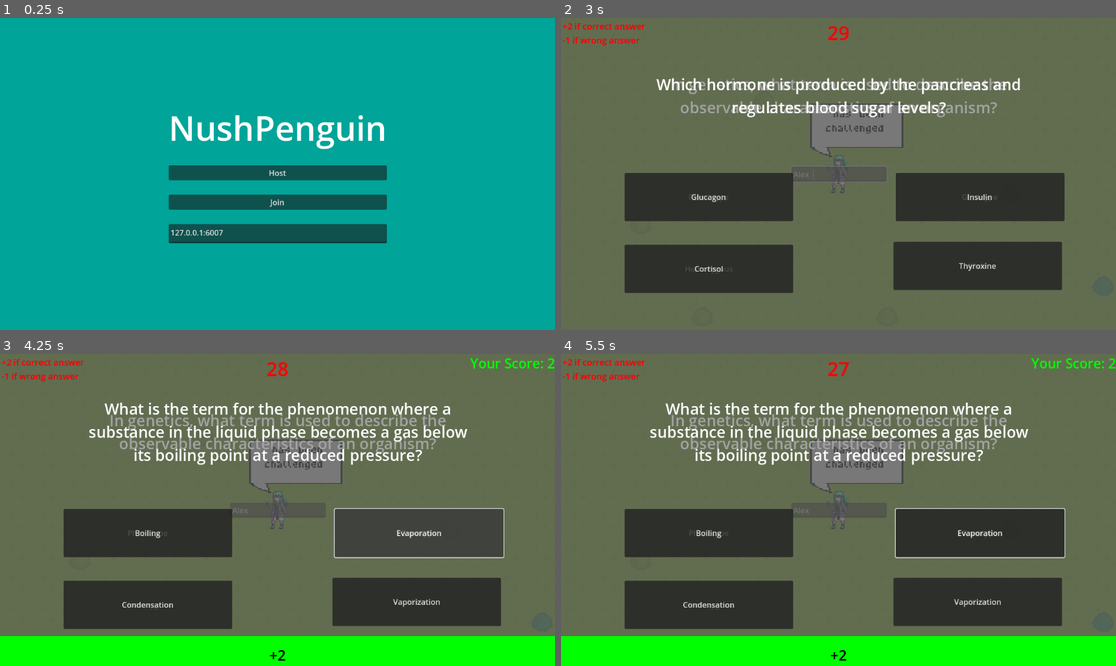
Above: before the commit, frames 1-4 (two rows, left to right).
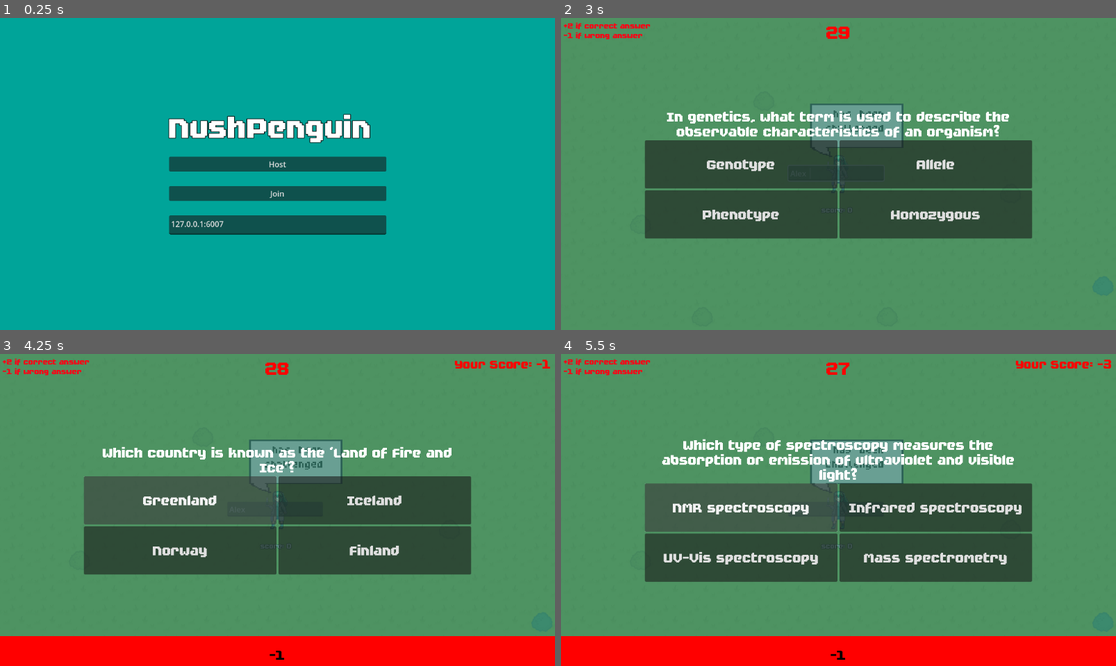
Above: after the commit, the same moments.

Repository: da-Nam/NushPenguin-NushHack
Game: Godot game, scene res://menu.tscn
Two runs of this game, one before a commit and one after it. Both use one fixed random seed, a clock stepped at 60 frames per second and the inputs below.
Inputs (mouse positions are in pixels of both pictures, inside the frame that each line leads up to):
- Up to frame 1 (0.25 s): no input
- Up to frame 2 (3 s): tap Enter at 0.5 s; hold Right (ui_right) 0.53-1.25 s; tap Space (attack) at 0.6, 2.75, 2.85 s; click "Host" at 1.25 s; click (838, 174) at 2.02 s; type "Alex" at 2.1 s; hold Down (ui_down) from 2.78 s (still down)
- Up to frame 3 (4.25 s): release Down (ui_down) at 3.5 s; click "Genotype" at 3.5 s
- Up to frame 4 (5.5 s): click (738, 500) at 4.25 s, where only the run after the commit has a clickable "Greenland"; click (738, 500) at 5 s, where only the run after the commit has a clickable "Paris Peace Conference"

The runs differ from the first frame. In frame 1, 8.9% of the frame differs, in the area x 30-70%, y 30-73%; in frame 2, 100%, in the area x 0-100%, y 0-100%; in frame 3, 96%; in frame 4, 99%.

Commit message:
Finalised the very few features there are

Diff:
--- a/Control.gd
+++ b/Control.gd
@@ -8,8 +8,11 @@
 var trivia_timeout = false
 # Called when the node enters the scene tree for the first time.
 func _ready():
-	question_label = $Label
-	answer_buttons = [$Button, $Button2, $Button3, $Button4]
+	question_label = $VBoxContainer/Label
+	answer_buttons = [$VBoxContainer/HBoxContainer/VBoxContainer/Button,
+	$VBoxContainer/HBoxContainer/VBoxContainer/Button2,
+	$VBoxContainer/HBoxContainer/VBoxContainer2/Button3,
+	 $VBoxContainer/HBoxContainer/VBoxContainer2/Button4]
 	$ColorRect2.visible = false
 	timer = $Timer
 	$Label3.visible = true
--- /dev/null
+++ b/audio_stream_player_2d.tscn
@@ -0,0 +1,7 @@
+[gd_scene load_steps=2 format=3 uid="uid://dvedptse8euex"]
+
+[ext_resource type="AudioStream" uid="uid://0myumqo2mns6" path="res://Assets/Night at the Beach.ogg" id="1_0l6mp"]
+
+[node name="AudioStreamPlayer2D" type="AudioStreamPlayer2D"]
+stream = ExtResource("1_0l6mp")
+autoplay = true
--- a/menu.gd
+++ b/menu.gd
@@ -14,8 +14,6 @@
 	port = $ColorBack/VBoxContainer/portlabel.text.split(':')[1]
 
 
-func _process(delta):
-	pass
 
 func _on_host_pressed():
 	peer.create_server(int(port))
--- a/menu.tscn
+++ b/menu.tscn
@@ -3,6 +3,7 @@
 [ext_resource type="Script" path="res://menu.gd" id="1_16w2m"]
 [ext_resource type="Texture2D" uid="uid://diy8lp1r784ej" path="res://Assets/RPGpack_sheet.png" id="1_d8kma"]
 [ext_resource type="PackedScene" uid="uid://criphhq0yv58a" path="res://player.tscn" id="2_a47sf"]
+[ext_resource type="FontFile" uid="uid://brujrscme8bal" path="res://Assets/FutilePro.ttf" id="4_0u6dr"]
 
 [sub_resource type="TileSetAtlasSource" id="TileSetAtlasSource_1siad"]
 texture = ExtResource("1_d8kma")
@@ -746,11 +747,11 @@
 terrain_set_0/terrain_0/color = Color(0.5, 0.34375, 0.25, 1)
 sources/1 = SubResource("TileSetAtlasSource_1siad")
 
-[sub_resource type="SystemFont" id="SystemFont_bexsm"]
-
 [sub_resource type="LabelSettings" id="LabelSettings_quodq"]
-font = SubResource("SystemFont_bexsm")
+font = ExtResource("4_0u6dr")
 font_size = 70
+outline_size = 5
+outline_color = Color(0, 0, 0, 1)
 
 [node name="Menu" type="Control"]
 layout_mode = 3
@@ -805,9 +806,9 @@
 anchor_right = 0.5
 anchor_bottom = 0.5
 offset_left = -225.5
-offset_top = -90.5
+offset_top = -128.5
 offset_right = 225.5
-offset_bottom = 90.5
+offset_bottom = 128.5
 grow_horizontal = 2
 grow_vertical = 2
 theme_override_constants/separation = 30
@@ -839,6 +840,10 @@
 rotation = 1.26885
 energy = 0.09
 shadow_enabled = true
+shadow_color = Color(0, 0, 0, 1)
+shadow_filter = 1
+shadow_filter_smooth = 22.0
+shadow_item_cull_mask = 7
 
 [connection signal="pressed" from="ColorBack/VBoxContainer/host" to="." method="_on_host_pressed"]
 [connection signal="pressed" from="ColorBack/VBoxContainer/join" to="." method="_on_join_pressed"]
--- a/player.gd
+++ b/player.gd
@@ -9,6 +9,7 @@
 var in_area = false
 
 var challenger_name
+var overall_score = 0
 
 
 func _enter_tree():
@@ -21,6 +22,7 @@
 func _ready():
 	if is_multiplayer_authority():
 		$Namelabel.visible = true
+		$ScoreLabel.text = "score: " + str(overall_score)
 
 func _physics_process(delta):
 	#edalta = delta
@@ -35,7 +37,8 @@
 			$AnimatedSprite2D.flip_h = true
 		if input_direction.y > 0:
 			$AnimatedSprite2D.play("nushc-downwards")
-			$AnimatedSprite2D.flip_h = false
+		if input_direction.y < 0:
+			$AnimatedSprite2D.play("nushc-up")
 		if input_direction == Vector2.ZERO:
 			$AnimatedSprite2D.stop()
 		if Input.is_action_pressed("exit"):
@@ -43,12 +46,11 @@
 		move_and_slide()
 		$Camera2D.make_current()
 	if is_multiplayer_authority():
-		if Input.is_action_just_pressed("attack") and in_area:
+		if not chatopen and Input.is_action_just_pressed("attack") and in_area:
 			$AnimatedSprite2D.play('Attack')
 			trivia_instance = trivia_scn.instantiate()
 			add_child(trivia_instance)
 			chatopen = true
-			#trivia_instance.position = position
 			$Box/Label.text = challenger_name + " has been challenged"
 			$Box.visible = true
 			$Timer.start()
@@ -58,6 +60,8 @@
 			$Box.visible = true
 			chatopen = false
 			$Timer.start()
+			overall_score += trivia_instance.get_node('Control').score
+			$ScoreLabel.text = "score: " + str(overall_score)
 			trivia_instance.queue_free()
 
 func _input(event):
@@ -83,12 +87,13 @@
 
 
 func _on_line_edit_text_submitted(new_text):
-	$Box/Label.text = new_text
-	$ChatBox.visible = false
-	$Box.visible = true
-	chatopen = false
-	$ChatBox/LineEdit.text = ""
-	$Timer.start()
+	if is_multiplayer_authority():
+		$Box/Label.text = new_text
+		$ChatBox.visible = false
+		$Box.visible = true
+		chatopen = false
+		$ChatBox/LineEdit.text = ""
+		$Timer.start()
 
 
 func _on_timer_timeout():
@@ -104,8 +109,8 @@
 func _on_area_2d_body_entered(body):
 	if(body.get_node('player_name') != null):
 		challenger_name = str(body.get_node('player_name').text)
+		print(challenger_name)
 		in_area = true
-
 
 func _on_area_2d_body_exited(body):
 	in_area = false
--- a/player.tscn
+++ b/player.tscn
@@ -8,11 +8,12 @@
 [ext_resource type="Texture2D" uid="uid://c0l7583aiwbrw" path="res://Assets/Walking anim2.png" id="4_jcenl"]
 [ext_resource type="Texture2D" uid="uid://dku6r1nrehkiw" path="res://Assets/boxchat.png" id="7_atc84"]
 [ext_resource type="FontFile" uid="uid://h0bletdfwmwj" path="res://Assets/m3x6.ttf" id="8_rfle8"]
+[ext_resource type="Texture2D" uid="uid://cxebwcryhvrgu" path="res://Assets/Walking anim5.png" id="8_xalf4"]
 [ext_resource type="FontFile" uid="uid://brujrscme8bal" path="res://Assets/FutilePro.ttf" id="9_s8wrm"]
 [ext_resource type="PackedScene" uid="uid://bpa8wjkfc4ydm" path="res://trivia.tscn" id="10_tpgum"]
 
-[sub_resource type="CircleShape2D" id="CircleShape2D_fpdue"]
-radius = 22.0
+[sub_resource type="CircleShape2D" id="CircleShape2D_af43y"]
+radius = 20.025
 
 [sub_resource type="AtlasTexture" id="AtlasTexture_iovdh"]
 atlas = ExtResource("1_30ev0")
@@ -107,6 +108,14 @@
 "loop": true,
 "name": &"nushc-sideways",
 "speed": 6.0
+}, {
+"frames": [{
+"duration": 1.0,
+"texture": ExtResource("8_xalf4")
+}],
+"loop": true,
+"name": &"nushc-up",
+"speed": 5.0
 }, {
 "frames": [{
 "duration": 1.0,
@@ -176,6 +185,10 @@
 properties/7/spawn = true
 properties/7/sync = true
 properties/7/watch = false
+properties/8/path = NodePath("ScoreLabel:text")
+properties/8/spawn = true
+properties/8/sync = true
+properties/8/watch = false
 
 [sub_resource type="LabelSettings" id="LabelSettings_23hrk"]
 line_spacing = 0.0
@@ -189,6 +202,11 @@
 
 [sub_resource type="CircleShape2D" id="CircleShape2D_bdqpw"]
 radius = 26.0192
+
+[sub_resource type="LabelSettings" id="LabelSettings_1ngyn"]
+font = ExtResource("9_s8wrm")
+outline_size = 3
+outline_color = Color(0, 0, 0, 1)
 
 [node name="player" type="CharacterBody2D"]
 z_index = 3
@@ -197,14 +215,14 @@
 trivia_scn = ExtResource("10_tpgum")
 
 [node name="CollisionShape2D" type="CollisionShape2D" parent="."]
-position = Vector2(0, 32)
-shape = SubResource("CircleShape2D_fpdue")
+position = Vector2(0, 30)
+shape = SubResource("CircleShape2D_af43y")
 
 [node name="AnimatedSprite2D" type="AnimatedSprite2D" parent="."]
 texture_filter = 1
 scale = Vector2(0.1, 0.1)
 sprite_frames = SubResource("SpriteFrames_einre")
-animation = &"nushc-downwards"
+animation = &"nushc-up"
 
 [node name="Camera2D" type="Camera2D" parent="."]
 limit_left = -768
@@ -219,13 +237,75 @@
 [node name="MultiplayerSynchronizer" type="MultiplayerSynchronizer" parent="."]
 replication_config = SubResource("SceneReplicationConfig_7scvo")
 
+[node name="Box" type="Sprite2D" parent="."]
+z_index = 3
+texture_filter = 1
+position = Vector2(38, -81.375)
+scale = Vector2(3.21875, 2.30078)
+texture = ExtResource("7_atc84")
+metadata/_edit_group_ = true
+
+[node name="Label" type="Label" parent="Box"]
+anchors_preset = -1
+anchor_left = 0.561
+anchor_top = 0.359
+anchor_right = 0.561
+anchor_bottom = 0.359
+offset_left = -64.904
+offset_top = -49.976
+offset_right = -6.90401
+offset_bottom = -11.976
+label_settings = SubResource("LabelSettings_23hrk")
+horizontal_alignment = 1
+autowrap_mode = 3
+max_lines_visible = 3
+
+[node name="player_name" type="Label" parent="."]
+z_index = 3
+offset_left = -40.0
+offset_top = 47.0
+offset_right = 40.0
+offset_bottom = 73.0
+label_settings = SubResource("LabelSettings_1e57h")
+horizontal_alignment = 1
+text_overrun_behavior = 1
+
+[node name="Area2D" type="Area2D" parent="."]
+collision_layer = 4
+collision_mask = 6
+
+[node name="CollisionShape2D" type="CollisionShape2D" parent="Area2D"]
+position = Vector2(0, 31)
+shape = SubResource("CircleShape2D_bdqpw")
+
+[node name="Namelabel" type="LineEdit" parent="."]
+visible = false
+anchors_preset = 8
+anchor_left = 0.5
+anchor_top = 0.5
+anchor_right = 0.5
+anchor_bottom = 0.5
+offset_left = -104.0
+offset_top = -17.0
+offset_right = 94.0
+offset_bottom = 14.0
+grow_horizontal = 2
+grow_vertical = 2
+placeholder_text = "Enter username"
+
 [node name="ChatBox" type="Control" parent="."]
-z_index = 3
 layout_mode = 3
-anchors_preset = 0
-offset_left = -18.0
-offset_right = 22.0
-offset_bottom = 40.0
+anchors_preset = 8
+anchor_left = 0.5
+anchor_top = 0.5
+anchor_right = 0.5
+anchor_bottom = 0.5
+offset_left = -15.0
+offset_top = -16.0
+offset_right = 25.0
+offset_bottom = 24.0
+grow_horizontal = 2
+grow_vertical = 2
 
 [node name="LineEdit" type="LineEdit" parent="ChatBox"]
 layout_mode = 1
@@ -242,57 +322,22 @@
 grow_vertical = 2
 placeholder_text = "Type your message..."
 
-[node name="Box" type="Sprite2D" parent="."]
-z_index = 3
-texture_filter = 1
-position = Vector2(38, -81.375)
-scale = Vector2(3.21875, 2.30078)
-texture = ExtResource("7_atc84")
-metadata/_edit_group_ = true
-
-[node name="Label" type="Label" parent="Box"]
-anchors_preset = -1
-anchor_left = 0.561
-anchor_top = 0.359
-anchor_right = 0.561
-anchor_bottom = 0.359
-offset_left = -64.904
-offset_top = -49.976
-offset_right = -6.90401
-offset_bottom = -11.976
-label_settings = SubResource("LabelSettings_23hrk")
+[node name="ScoreLabel" type="Label" parent="."]
+anchors_preset = 5
+anchor_left = 0.5
+anchor_right = 0.5
+offset_left = -28.0
+offset_top = 62.0
+offset_right = 22.0
+offset_bottom = 88.0
+grow_horizontal = 2
+text = "Score:"
+label_settings = SubResource("LabelSettings_1ngyn")
 horizontal_alignment = 1
-autowrap_mode = 3
-max_lines_visible = 3
-
-[node name="player_name" type="Label" parent="."]
-z_index = 3
-offset_left = -40.0
-offset_top = 47.0
-offset_right = 40.0
-offset_bottom = 73.0
-label_settings = SubResource("LabelSettings_1e57h")
-horizontal_alignment = 1
-text_overrun_behavior = 1
-
-[node name="Namelabel" type="LineEdit" parent="."]
-visible = false
-offset_left = -98.0
-offset_top = -15.0
-offset_right = 100.0
-offset_bottom = 16.0
-placeholder_text = "Enter username"
-
-[node name="Area2D" type="Area2D" parent="."]
-collision_layer = 2
-collision_mask = 3
-
-[node name="CollisionShape2D" type="CollisionShape2D" parent="Area2D"]
-position = Vector2(0, 31)
-shape = SubResource("CircleShape2D_bdqpw")
+vertical_alignment = 1
 
 [connection signal="timeout" from="Timer" to="." method="_on_timer_timeout"]
-[connection signal="text_submitted" from="ChatBox/LineEdit" to="." method="_on_line_edit_text_submitted"]
-[connection signal="text_submitted" from="Namelabel" to="." method="_on_namelabel_text_submitted"]
 [connection signal="body_entered" from="Area2D" to="." method="_on_area_2d_body_entered"]
 [connection signal="body_exited" from="Area2D" to="." method="_on_area_2d_body_exited"]
+[connection signal="text_submitted" from="Namelabel" to="." method="_on_namelabel_text_submitted"]
+[connection signal="text_submitted" from="ChatBox/LineEdit" to="." method="_on_line_edit_text_submitted"]
--- a/project.godot
+++ b/project.godot
@@ -13,7 +13,11 @@
 config/name="NushChan"
 run/main_scene="res://menu.tscn"
 config/features=PackedStringArray("4.1", "Forward Plus")
-config/icon="res://icon.svg"
+config/icon="res://Assets/nushchanguin.png"
+
+[autoload]
+
+AudioStreamPlayer2d="*res://audio_stream_player_2d.tscn"
 
 [input]
 
--- a/trivia.tscn
+++ b/trivia.tscn
@@ -1,16 +1,19 @@
-[gd_scene load_steps=8 format=3 uid="uid://bpa8wjkfc4ydm"]
+[gd_scene load_steps=9 format=3 uid="uid://bpa8wjkfc4ydm"]
 
 [ext_resource type="Script" path="res://Control.gd" id="1_trytk"]
+[ext_resource type="FontFile" uid="uid://brujrscme8bal" path="res://Assets/FutilePro.ttf" id="2_qtvis"]
 
-[sub_resource type="SystemFont" id="SystemFont_obvnf"]
+[sub_resource type="Theme" id="Theme_r1gxi"]
+default_font = ExtResource("2_qtvis")
+default_font_size = 16
 
-[sub_resource type="LabelSettings" id="LabelSettings_i6rxj"]
-font = SubResource("SystemFont_obvnf")
+[sub_resource type="LabelSettings" id="LabelSettings_fmmq5"]
+font = ExtResource("2_qtvis")
 font_size = 32
 
 [sub_resource type="LabelSettings" id="LabelSettings_mwnda"]
 font_size = 18
-font_color = Color(1, 0, 0, 1)
+font_color = Color(1, 0, 0.0784314, 1)
 
 [sub_resource type="LabelSettings" id="LabelSettings_bvjrc"]
 line_spacing = 40.0
@@ -33,6 +36,7 @@
 anchor_bottom = 1.0
 grow_horizontal = 2
 grow_vertical = 2
+theme = SubResource("Theme_r1gxi")
 script = ExtResource("1_trytk")
 
 [node name="ColorRect" type="ColorRect" parent="Control"]
@@ -42,65 +46,65 @@
 anchor_bottom = 1.0
 grow_horizontal = 2
 grow_vertical = 2
-color = Color(0.341176, 0.341176, 0.341176, 0.54902)
+color = Color(0.223529, 0.509804, 0.443137, 0.74902)
 
-[node name="Button" type="Button" parent="Control"]
+[node name="VBoxContainer" type="VBoxContainer" parent="Control"]
 layout_mode = 1
-anchors_preset = 6
-anchor_left = 1.0
+anchors_preset = 8
+anchor_left = 0.5
 anchor_top = 0.5
-anchor_right = 1.0
+anchor_right = 0.5
 anchor_bottom = 0.5
-offset_left = -457.0
-offset_top = -2.0
-offset_right = -107.0
-offset_bottom = 98.0
-grow_horizontal = 0
+offset_left = -402.0
+offset_top = -119.5
+offset_right = 402.0
+offset_bottom = 119.5
+grow_horizontal = 2
 grow_vertical = 2
 
-[node name="Button2" type="Button" parent="Control"]
-layout_mode = 0
-offset_left = 132.0
-offset_top = 322.0
-offset_right = 482.0
-offset_bottom = 422.0
-
-[node name="Button3" type="Button" parent="Control"]
-layout_mode = 1
-anchors_preset = 6
-anchor_left = 1.0
-anchor_top = 0.5
-anchor_right = 1.0
-anchor_bottom = 0.5
-offset_left = -462.0
-offset_top = 141.0
-offset_right = -112.0
-offset_bottom = 241.0
-grow_horizontal = 0
-grow_vertical = 2
-
-[node name="Button4" type="Button" parent="Control"]
-layout_mode = 0
-offset_left = 132.0
-offset_top = 471.0
-offset_right = 482.0
-offset_bottom = 571.0
-
-[node name="Label" type="Label" parent="Control"]
-layout_mode = 1
-anchors_preset = 5
-anchor_left = 0.5
-anchor_right = 0.5
-offset_left = -404.0
-offset_top = 49.0
-offset_right = 406.0
-offset_bottom = 275.0
-grow_horizontal = 2
+[node name="Label" type="Label" parent="Control/VBoxContainer"]
+layout_mode = 2
+theme_override_font_sizes/font_size = 32
 text = "Example question"
-label_settings = SubResource("LabelSettings_i6rxj")
+label_settings = SubResource("LabelSettings_fmmq5")
 horizontal_alignment = 1
 vertical_alignment = 1
 autowrap_mode = 3
+
+[node name="HBoxContainer" type="HBoxContainer" parent="Control/VBoxContainer"]
+layout_mode = 2
+
+[node name="VBoxContainer" type="VBoxContainer" parent="Control/VBoxContainer/HBoxContainer"]
+layout_direction = 1
+layout_mode = 2
+
+[node name="Button" type="Button" parent="Control/VBoxContainer/HBoxContainer/VBoxContainer"]
+clip_contents = true
+custom_minimum_size = Vector2(400, 100)
+layout_mode = 2
+theme_override_fonts/font = ExtResource("2_qtvis")
+theme_override_font_sizes/font_size = 32
+
+[node name="Button2" type="Button" parent="Control/VBoxContainer/HBoxContainer/VBoxContainer"]
+custom_minimum_size = Vector2(400, 100)
+layout_mode = 2
+theme_override_fonts/font = ExtResource("2_qtvis")
+theme_override_font_sizes/font_size = 32
+
+[node name="VBoxContainer2" type="VBoxContainer" parent="Control/VBoxContainer/HBoxContainer"]
+layout_mode = 2
+
+[node name="Button3" type="Button" parent="Control/VBoxContainer/HBoxContainer/VBoxContainer2"]
+custom_minimum_size = Vector2(400, 100)
+layout_mode = 2
+theme_override_fonts/font = ExtResource("2_qtvis")
+theme_override_font_sizes/font_size = 32
+
+[node name="Button4" type="Button" parent="Control/VBoxContainer/HBoxContainer/VBoxContainer2"]
+custom_minimum_size = Vector2(400, 100)
+layout_mode = 2
+theme_override_fonts/font = ExtResource("2_qtvis")
+theme_override_font_sizes/font_size = 32
 
 [node name="Timer" type="Timer" parent="Control"]
 wait_time = 30.0
@@ -108,10 +112,10 @@
 
 [node name="Label2" type="Label" parent="Control"]
 layout_mode = 1
-offset_left = 3.0
-offset_top = 4.0
-offset_right = 178.0
-offset_bottom = 72.0
+offset_left = 6.0
+offset_top = 8.0
+offset_right = 181.0
+offset_bottom = 76.0
 text = "+2 if correct answer
 -1 if wrong answer"
 label_settings = SubResource("LabelSettings_mwnda")
@@ -161,14 +165,16 @@
 anchors_preset = 1
 anchor_left = 1.0
 anchor_right = 1.0
-offset_left = -185.0
-offset_bottom = 71.0
+offset_left = -193.0
+offset_top = 9.0
+offset_right = -8.0
+offset_bottom = 80.0
 grow_horizontal = 0
 label_settings = SubResource("LabelSettings_mhp7n")
 horizontal_alignment = 2
 
-[connection signal="pressed" from="Control/Button" to="Control" method="_on_button_pressed"]
-[connection signal="pressed" from="Control/Button2" to="Control" method="_on_button_2_pressed"]
-[connection signal="pressed" from="Control/Button3" to="Control" method="_on_button_3_pressed"]
-[connection signal="pressed" from="Control/Button4" to="Control" method="_on_button_4_pressed"]
+[connection signal="pressed" from="Control/VBoxContainer/HBoxContainer/VBoxContainer/Button" to="Control" method="_on_button_pressed"]
+[connection signal="pressed" from="Control/VBoxContainer/HBoxContainer/VBoxContainer/Button2" to="Control" method="_on_button_2_pressed"]
+[connection signal="pressed" from="Control/VBoxContainer/HBoxContainer/VBoxContainer2/Button3" to="Control" method="_on_button_3_pressed"]
+[connection signal="pressed" from="Control/VBoxContainer/HBoxContainer/VBoxContainer2/Button4" to="Control" method="_on_button_4_pressed"]
 [connection signal="timeout" from="Control/Timer" to="Control" method="_on_timer_timeout"]
Not shown, added: Assets/Night at the Beach.ogg.import
Binary file added: Assets/Walking anim5.png
Not shown, added: Assets/Walking anim5.png.import
Binary file added: Assets/nushchanguin.png
Not shown, added: Assets/nushchanguin.png.import
Not shown: 1 places in player.tscn that only renumber resources
Not shown, added: Assets/Night at the Beach.ogg
Not shown, added: nushpenguin_build.pck
Not shown, added: nushpenguin_build.x86_64
